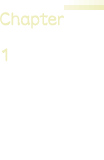
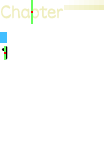
Layered file, before and after one edit (104×160). Changes by layer:
added layer "Layer 4" above "Layer 3" over [0, 32, 7, 60]
added layer "Layer 3" above "Chapter" over [31, 0, 33, 24]
added layer "Chapter" above "1" over [1, 5, 63, 22]
renamed "Chapter 1" to "1", painted on it over [0, 12, 64, 62]
